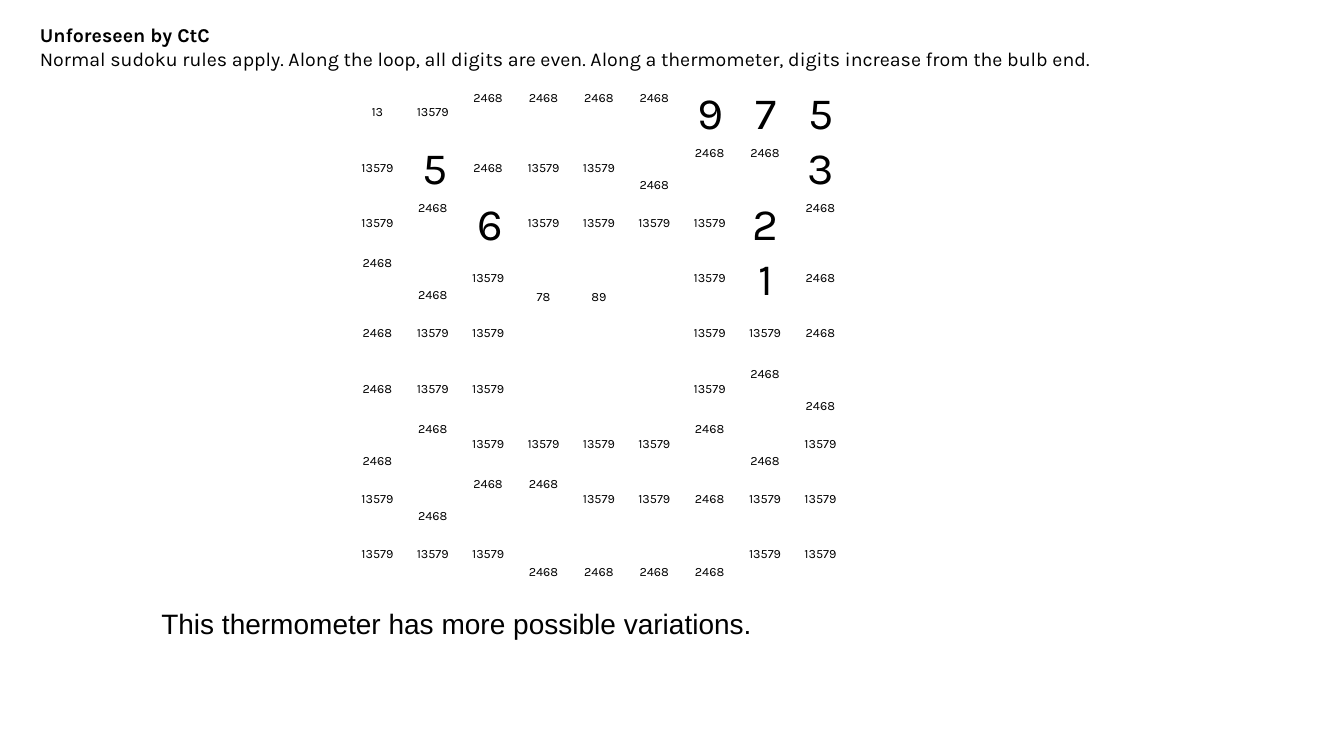
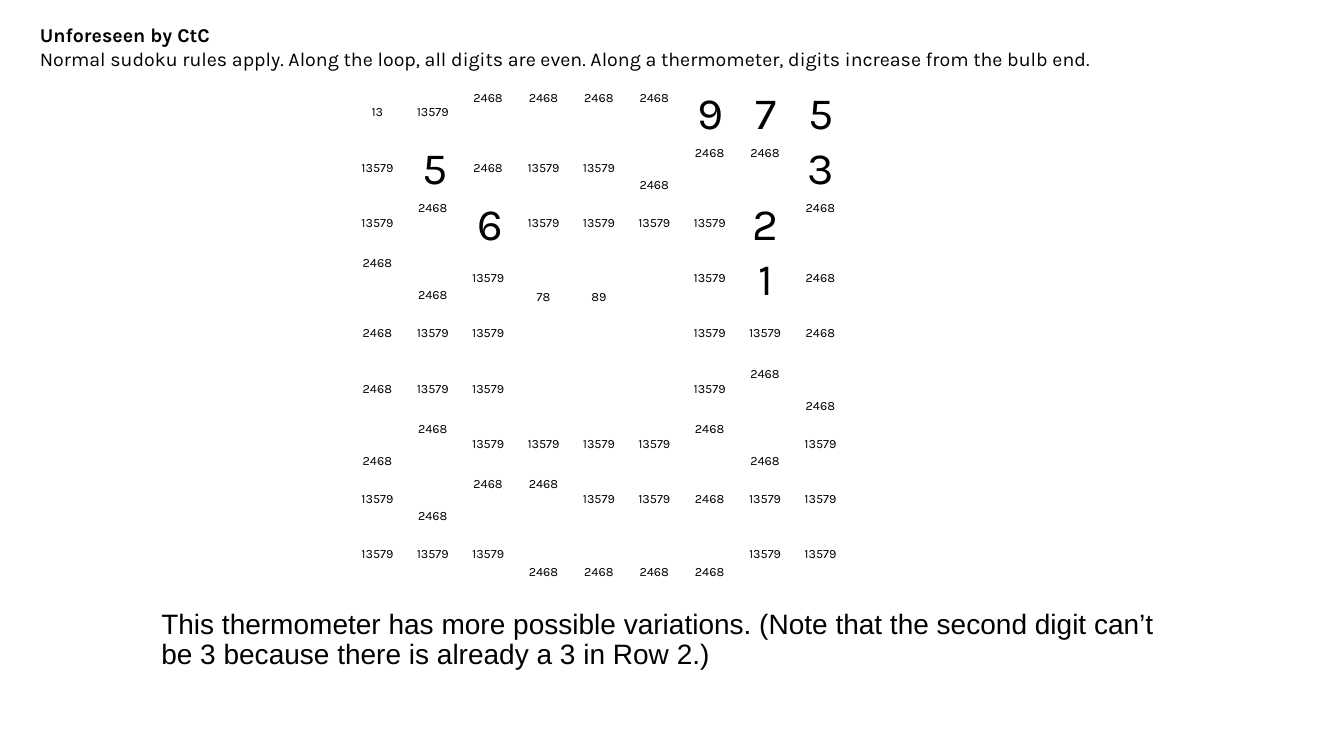
Before and after one commit to jhardis/WSJ_Number_Puzzles, a slide deck: slide 4 of 20261010_2.pptx. Drawn at 1344x756 pixels with LibreOffice and Linux fonts; fonts in the diff are those of the drawing; background and template pictures are left out. Boxes give left, top, right and bottom in pixels: in the first picture for what was removed or moved away, otherwise in the second. Text is boxed around its words. In the diff, an @@ line names an element or a change of style, - is before the commit and + after.

```diff
--- a/20261010_2.pptx
+++ b/20261010_2.pptx
@@ text at (161, 613, 1153, 669): text changed @@
-This thermometer has more possible variations.
+This thermometer has more possible variations. (Note that the second digit can’t be 3 because there is already a 3 in Row 2.)
```
Also in this commit, not shown: 14 other slides changed, 5 slides added, 2 slides removed.
